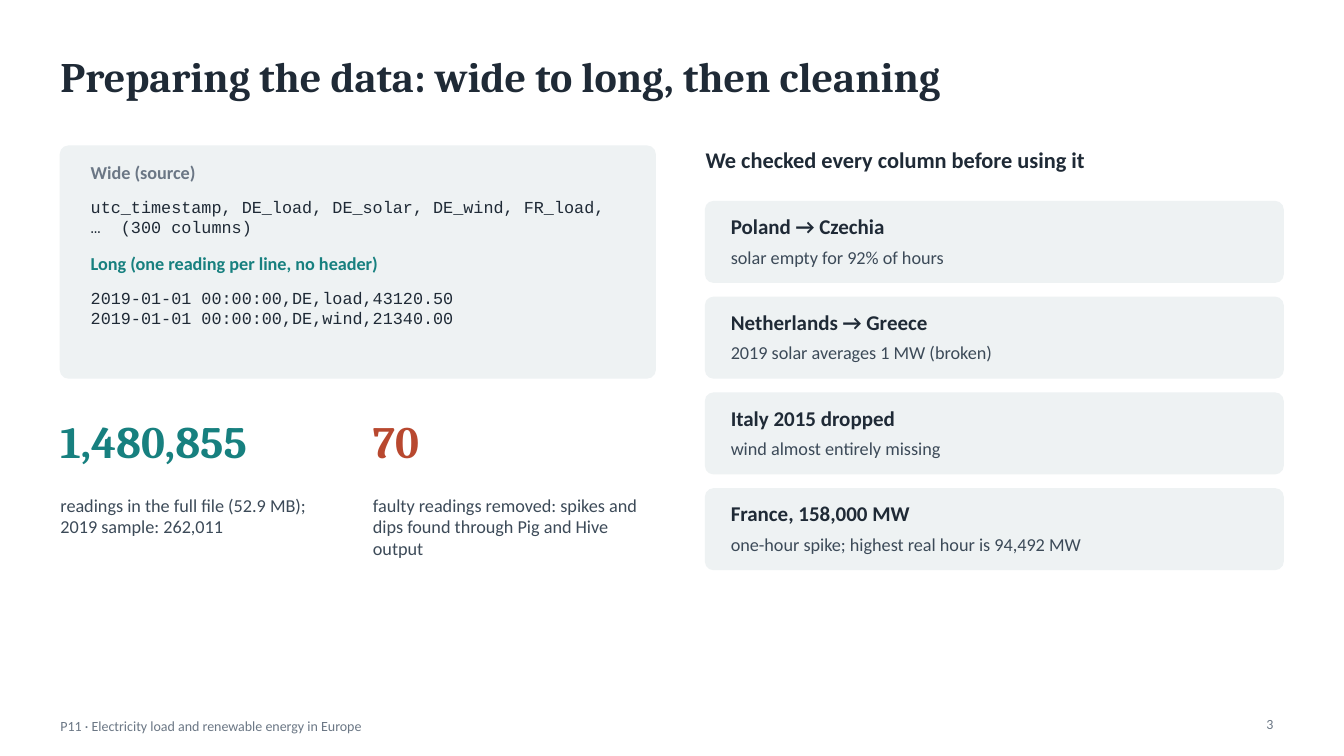
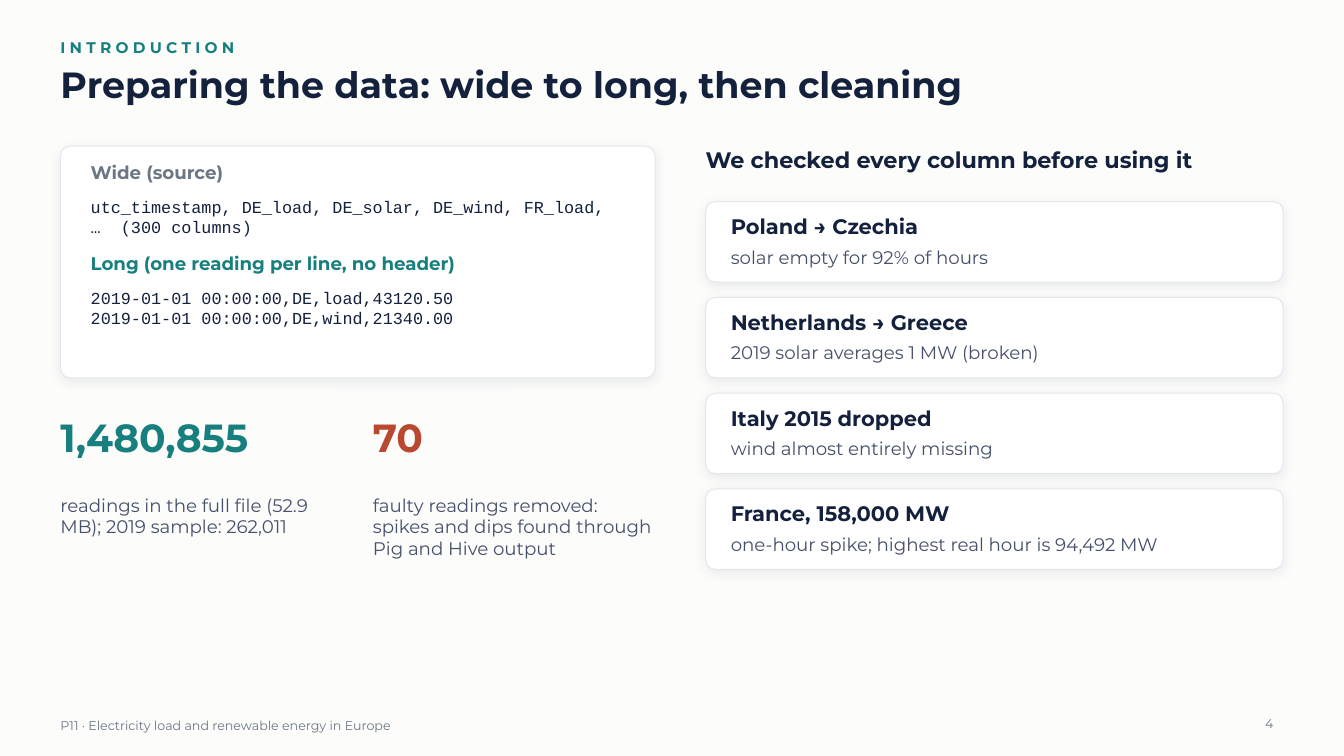
Before and after one commit to krishmungase/P11-Energy, a slide deck: slide 4 of slides/P11_Energy_Presentation.pptx (slide 3 before the commit). Drawn at 1344x756 pixels with LibreOffice and Linux fonts; fonts in the diff are those of the drawing. Boxes give left, top, right and bottom in pixels: in the first picture for what was removed or moved away, otherwise in the second. Text is boxed around its words. In the diff, an @@ line names an element or a change of style, - is before the commit and + after.

Commit message:
Slides: new design with Montserrat, section dividers and a PDF copy
- dark cover and four numbered section dividers, section label above
  each title, white cards on the same surface colour as the charts
- Montserrat for all text; the PDF has the font embedded, for PCs where
  Montserrat is not installed
- fixed text that overflowed its card with the wider font

```diff
--- a/slides/P11_Energy_Presentation.pptx
+++ b/slides/P11_Energy_Presentation.pptx
@@ background #FFFFFF to #FCFCFB @@
@@ text added at [60,42,234,53], 11 pt, text #17807F, bold @@
+INTRODUCTION
@@ title "Preparing the data: wide to ..." at [60,69,962,106]: size 30 to 26 pt, font Cambria to Montserrat, text colour #1F2A36 to #14213D; vertical alignment middle to top @@
@@ fill #EEF2F3 to #FFFFFF; outline #EEF2F3 1 pt to #E3E7EC 0.75 pt; shadow on; proportions changed in 5 elements at [706,202,1284,282], [706,297,1284,378], [706,393,1284,474], [706,489,1284,570], [60,146,655,378] @@
@@ text "Wide (source)" at [91,164,223,183]: font Calibri to Montserrat @@
@@ text "utc_timestamp, DE_load, DE_solar, DE_wind, FR_load, ..." at [91,201,605,237]: text colour #1F2A36 to #14213D @@
@@ text "Long (one reading per line, ..." at [91,255,455,274]: font Calibri to Montserrat @@
@@ text "2019-01-01 00:00:00,DE,load,43120.50" at [91,292,453,327]: text colour #1F2A36 to #14213D @@
@@ text "1,480,855" at [60,424,248,458]: size 32 to 28 pt, font Cambria to Montserrat @@
@@ text "70" at [373,424,423,453]: size 32 to 28 pt, font Cambria to Montserrat @@
@@ font Calibri to Montserrat, text colour #1F2A36 to #14213D in 5 elements at [706,150,1192,173], [731,217,918,235], [731,314,968,331], [731,410,932,431], [731,506,949,525] @@
@@ font Calibri to Montserrat, text colour #3C4A58 to #45506A in 6 elements at [60,498,308,537], [373,498,651,559], [731,250,988,268], [731,345,1039,363], [731,441,993,459], [731,537,1157,555] @@
@@ text "P11 · Electricity load and ..." at [60,720,391,733]: size 10 to 9 pt, font Calibri to Montserrat @@
@@ page number at [1265,719,1273,728]: text changed; size 10 to 9 pt; font Calibri to Montserrat @@
-3
+4
```
Also in this commit, not shown: 16 other slides changed, 4 slides added, 3 other files.
